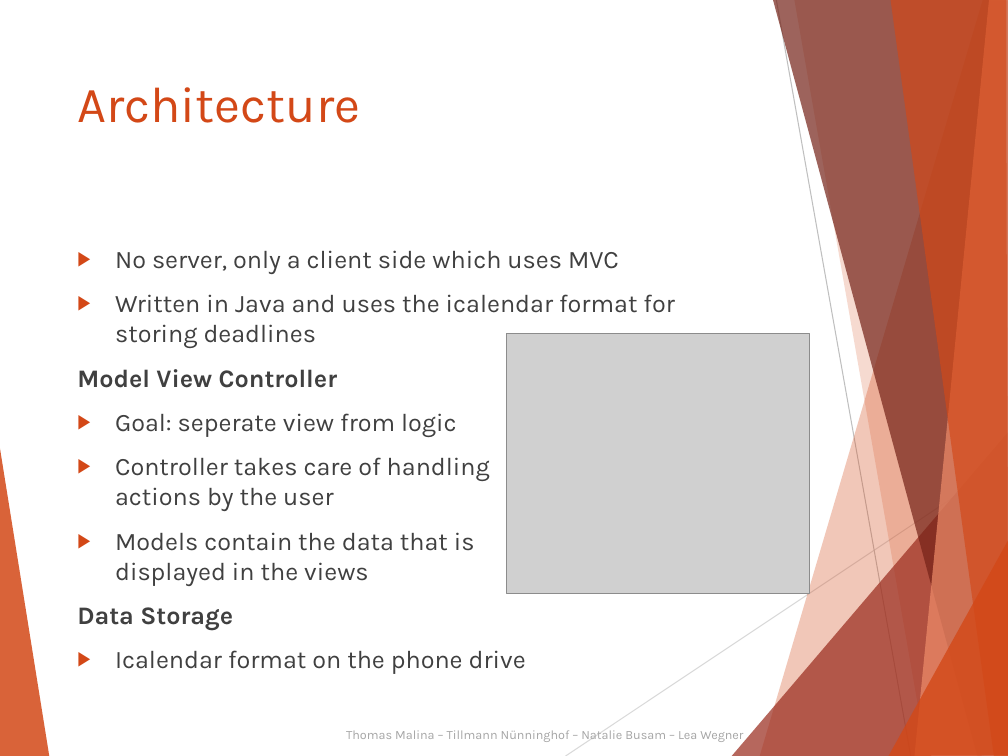
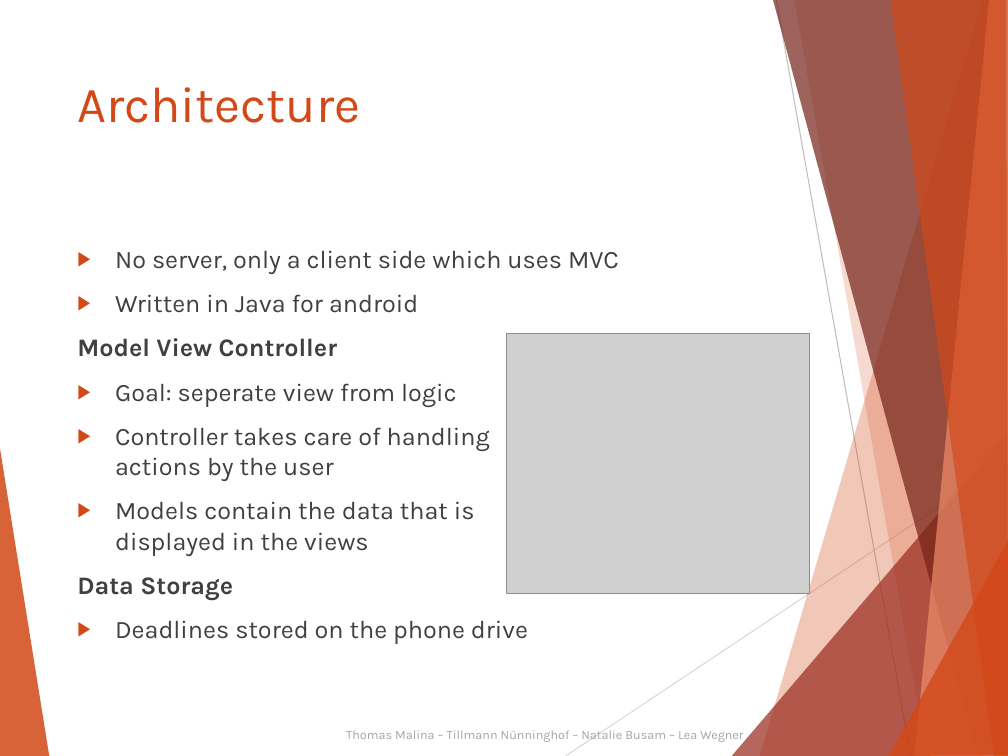
Before and after one commit to Kalkihe/Deminder, a slide deck: slide 16 of Documentation/Exam/Deminder.pptx (slide 17 before the commit). Drawn at 1008x756 pixels with LibreOffice and Linux fonts; fonts in the diff are those of the drawing; grey boxes stand for pictures. Boxes give left, top, right and bottom in pixels: in the first picture for what was removed or moved away, otherwise in the second. Text is boxed around its words. In the diff, an @@ line names an element or a change of style, - is before the commit and + after.

```diff
--- a/Documentation/Exam/Deminder.pptx
+++ b/Documentation/Exam/Deminder.pptx
@@ text at (115, 294, 418, 313): text changed @@
-▶ Written in Java and uses the icalendar format for storing deadlines
+▶ Written in Java for android
@@ text at (115, 620, 528, 644): text changed @@
-▶ Icalendar format on the phone drive
+▶ Deadlines stored on the phone drive
```
Also in this commit, not shown: 9 other slides changed, 1 slide removed.
